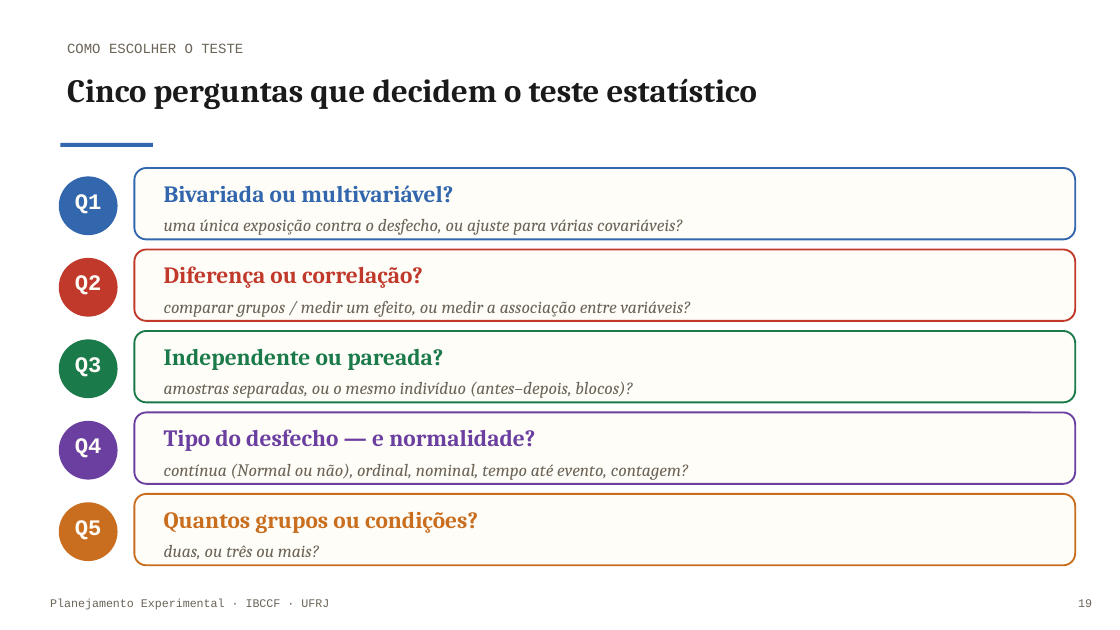
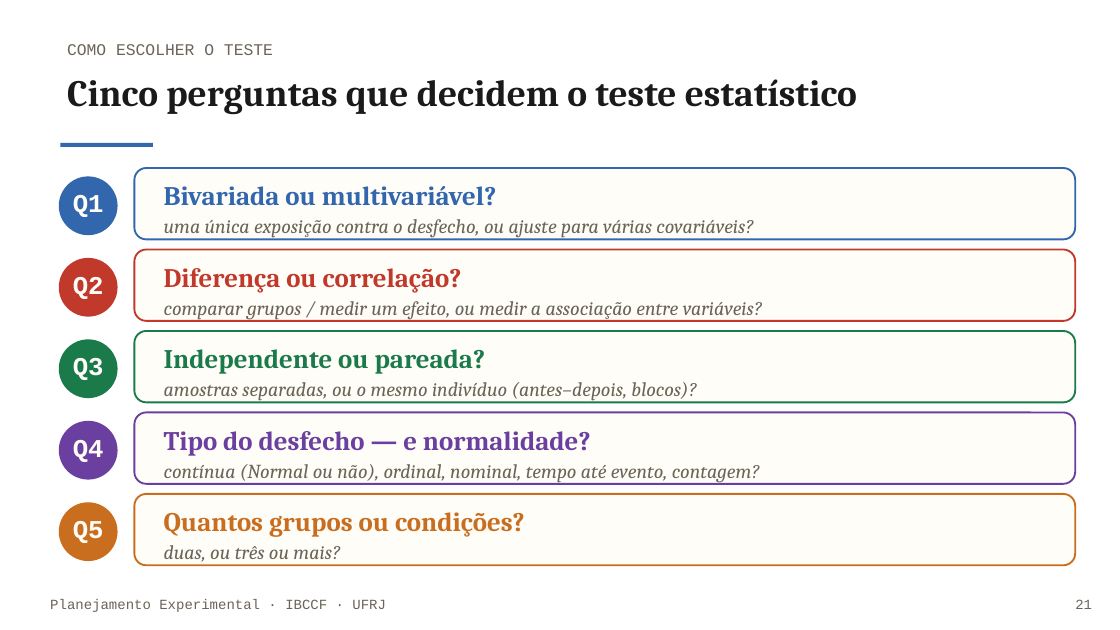
Before and after one commit to monteirotorres/biostat, a slide deck: slide 22 of planejamento_experimental_slides.pptx (slide 20 before the commit). Drawn at 1120x630 pixels with LibreOffice and Linux fonts; fonts in the diff are those of the drawing; background and template pictures are left out. Boxes give left, top, right and bottom in pixels: in the first picture for what was removed or moved away, otherwise in the second. Text is boxed around its words. In the diff, an @@ line names an element or a change of style, - is before the commit and + after.

```diff
--- a/planejamento_experimental_slides.pptx
+++ b/planejamento_experimental_slides.pptx
@@ text "COMO ESCOLHER O TESTE" at [67,44,273,55]: size 12 to 14 pt @@
@@ text "Cinco perguntas que decidem o ..." at [67,79,857,115]: size 28 to 32 pt @@
@@ size 19 to 22 pt in 5 elements at [73,195,104,217], [73,277,104,299], [73,358,104,380], [73,440,104,462], [73,521,104,543] @@
@@ size 20 to 23 pt in 5 elements at [164,186,496,206], [164,268,462,293], [164,349,486,374], [164,431,591,456], [164,512,525,537] @@
@@ size 15 to 17 pt in 5 elements at [164,219,753,239], [164,301,762,321], [164,382,696,402], [164,464,760,484], [164,545,340,565] @@
@@ text "Planejamento Experimental · IBCCF · ..." at [50,599,386,612]: size 10 to 12 pt @@
@@ text at [1075,599,1092,609]: text changed; size 10 to 12 pt @@
-19
+21
```
Also in this commit, not shown: 22 other slides changed, 3 slides added, 1 slide removed, 13 other files.
